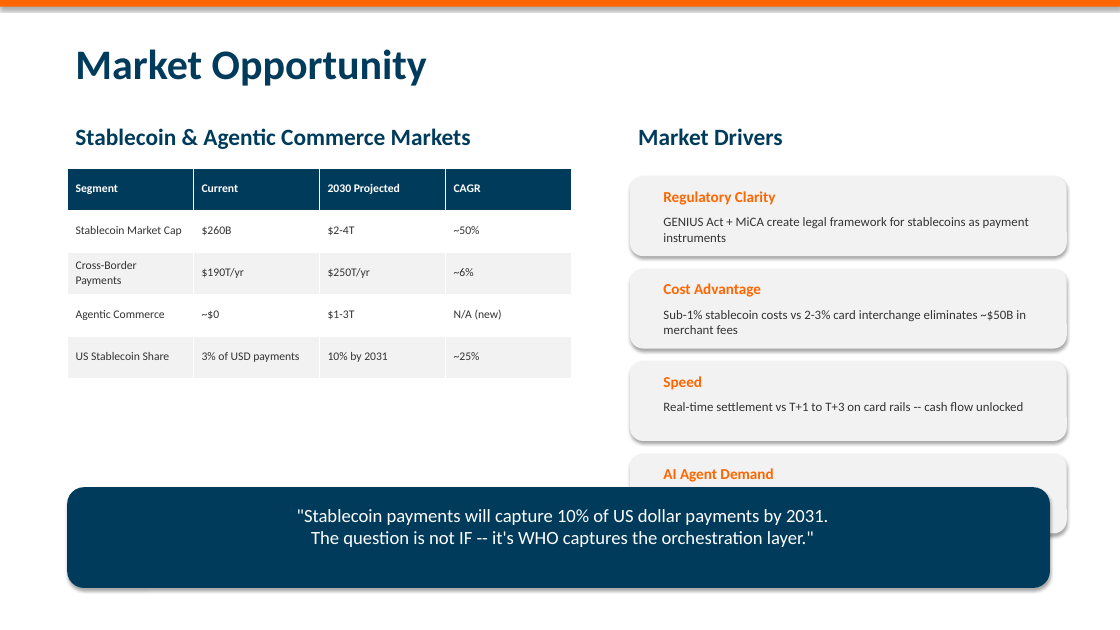
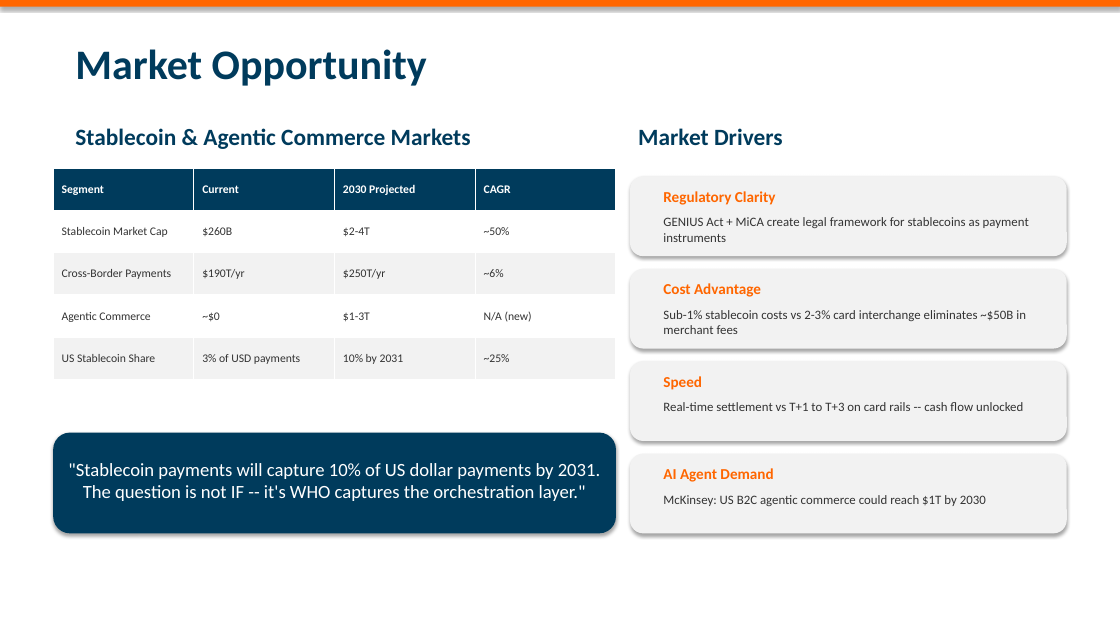
Before and after one commit to ajnarasi/stablecoin_brainstorm, a slide deck: slide 3 of deliverables/Fiserv_Crypto_Strategy_Investor_Day.pptx. Drawn at 1120x630 pixels with LibreOffice and Linux fonts; fonts in the diff are those of the drawing. Boxes give left, top, right and bottom in pixels: in the first picture for what was removed or moved away, otherwise in the second. Text is boxed around its words. In the diff, an @@ line names an element or a change of style, - is before the commit and + after.

```diff
--- a/deliverables/Fiserv_Crypto_Strategy_Investor_Day.pptx
+++ b/deliverables/Fiserv_Crypto_Strategy_Investor_Day.pptx
@@ table: place and size @@
-table at (67, 168, 571, 378)
+table at (53, 168, 618, 380)
@@ rounded rectangle: place and size @@
-rounded rectangle at (67, 487, 1050, 588)
+rounded rectangle at (53, 433, 616, 534)
@@ text ""Stablecoin payments will capture 10% ...": place and size @@
-text ""Stablecoin payments will capture 10% ..." at (297, 509, 828, 547)
+text ""Stablecoin payments will capture 10% ..." at (68, 463, 600, 501)
@@ text added at (663, 495, 986, 506), 11 pt, text #333333 @@
+McKinsey: US B2C agentic commerce could reach $1T by 2030
```
Also in this commit, not shown: 10 other files.
